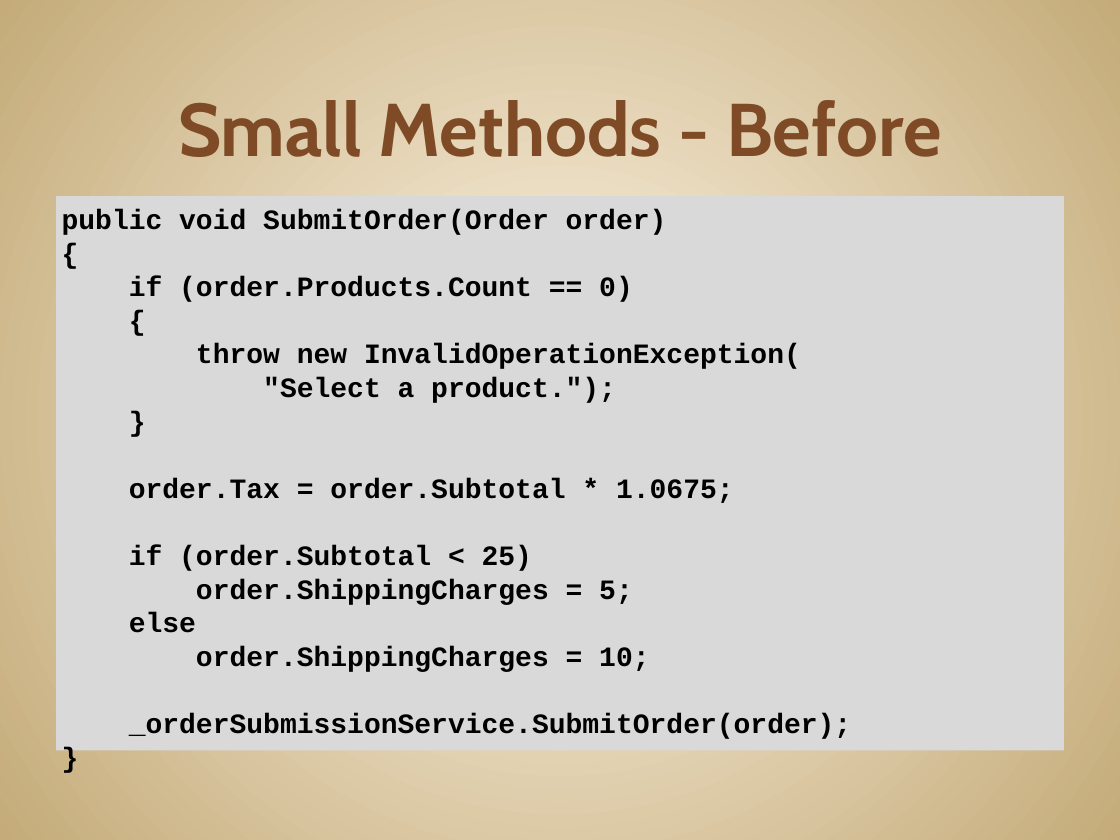
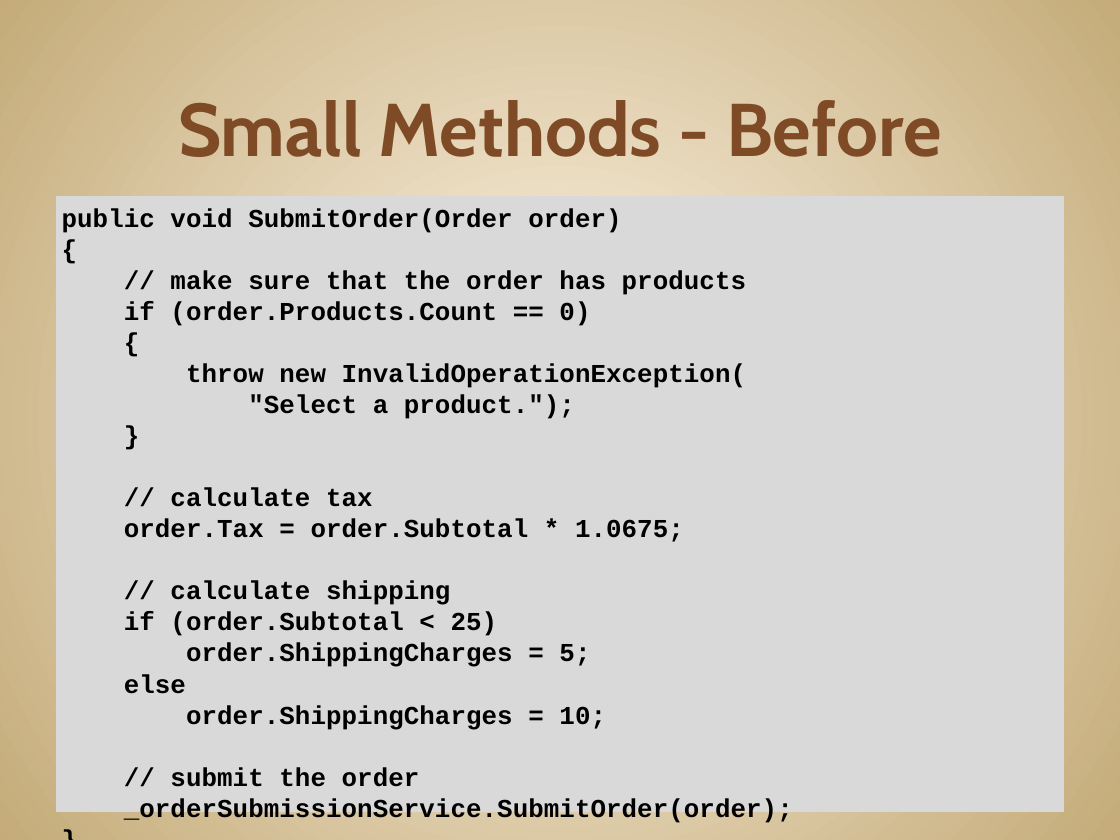
Before and after one commit to JonKruger/oop-solid-sample, a slide deck: slide 64 of slides/OOP-SOLID-CodeMash.pptx (slide 62 before the commit). Drawn at 1120x840 pixels with LibreOffice and Linux fonts; fonts in the diff are those of the drawing. Boxes give left, top, right and bottom in pixels: in the first picture for what was removed or moved away, otherwise in the second. Text is boxed around its words. In the diff, an @@ line names an element or a change of style, - is before the commit and + after.

```diff
--- a/slides/OOP-SOLID-CodeMash.pptx
+++ b/slides/OOP-SOLID-CodeMash.pptx
@@ text "public void SubmitOrder(Order order)" resized from (x1=56, y1=196, x2=1064, y2=750) to (x1=56, y1=196, x2=1064, y2=812) @@
@@ text at (x1=62, y1=208, x2=793, y2=823): size 18 to 16.6 pt in "public void SubmitOrder(Order order)", "{", "if (order.Products.Count == 0)", "{" and 10 more places @@
@@ text at (x1=170, y1=270, x2=746, y2=295): paragraph added @@
+// make sure that the order has products
@@ text at (x1=170, y1=487, x2=373, y2=507): paragraph added @@
+// calculate tax
@@ text at (x1=170, y1=580, x2=450, y2=605): paragraph added @@
+// calculate shipping
@@ text at (x1=170, y1=767, x2=420, y2=787): paragraph added @@
+// submit the order
```
Also in this commit, not shown: 4 other slides changed, 6 slides added, 5 slides removed.
